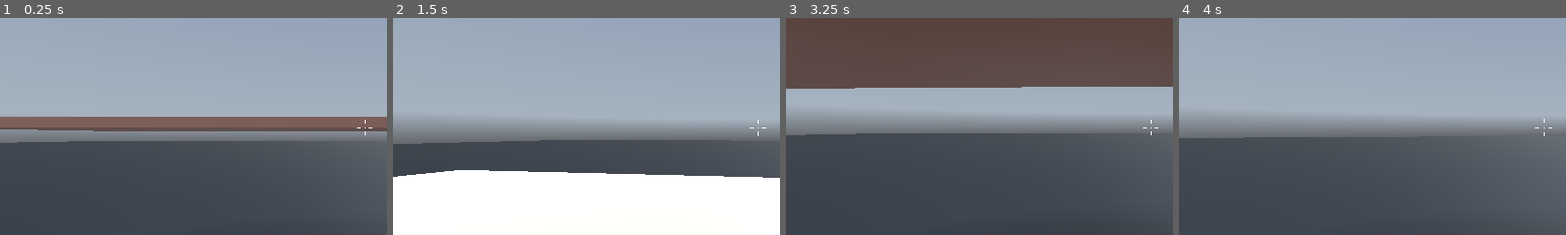
Above: before the commit, frames 1-4 (left to right).
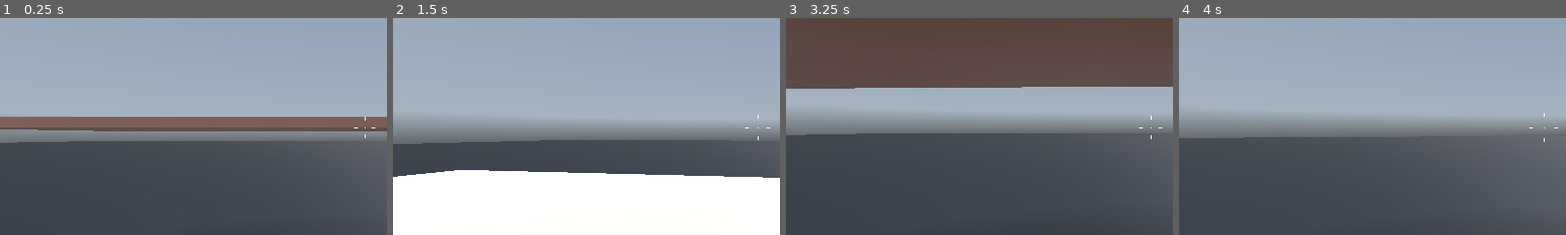
Above: after the commit, the same moments.

Repository: Sherry65-code/godot-fps-game-practise-1
Game: Godot game, scene res://MainScene.tscn
The game is run twice, just before and just after one commit, with the same random seed, the same clock (stepped at 60 frames per second) and the same inputs. A sky picture missing from this copy of the repository is replaced by a grey-blue gradient.
Inputs (mouse positions are % of the whole screen's width and height, from its top left):
- Up to frame 1 (0.25 s): no input
- Up to frame 2 (1.5 s): move the mouse to (55, 50) at 0.52 s; hold Ctrl (crouch) 0.53-1.28 s; hold W (move_forward) from 0.53 s (still down); tap Space (jump) at 0.77 s; move the mouse to (45, 50) at 1.27 s; tap Ctrl (crouch) at 1.35 s
- Up to frame 3 (3.25 s): keep holding W (move_forward); tap Space (jump) at 1.52, 3.02 s; move the mouse to (52, 48) at 2.02 s; hold Ctrl (crouch) 2.03-2.78 s; move the mouse to (49, 52) at 2.77 s; tap Ctrl (crouch) at 2.85 s
- Up to frame 4 (4 s): keep holding W (move_forward); move the mouse to (57, 51) at 3.52 s; hold Ctrl (crouch) from 3.53 s (still down); tap Space (jump) at 3.77 s
The pictures show only the part of the screen within x 2-52%, y 23-73%; the shares and areas given below are measured in that part.

The runs differ from the first frame. In frame 1, less than 0.1% of the frame differs, in the area x 91-97%, y 45-56%; in frame 2, less than 0.1%, in the area x 90-98%, y 44-57%; in frame 3, less than 0.1%; in frame 4, less than 0.1%.

Commit message:
Added Debug

Diff:
--- /dev/null
+++ b/Scripts/DebugPanel.gd
@@ -0,0 +1,25 @@
+extends Control
+
+@onready var property_container = $MarginContainer/VBoxContainer
+
+var property
+var fps : String
+
+func _ready():
+	visible = false
+	add_debug_property("FPS", fps)
+
+func _input(event):
+	if event.is_action_pressed("debug"):
+		visible = !visible
+
+func _process(delta):
+	if visible:
+		fps = "%.2f" % (1.0/delta)
+		property.text = property.name + ": " + fps
+
+func add_debug_property(title: String, value):
+	property = Label.new()
+	property_container.add_child(property)
+	property.name = title
+	property.text = property.name + value
--- a/Scripts/Reticle.gd
+++ b/Scripts/Reticle.gd
@@ -16,7 +16,6 @@
 func _process(delta):
 	adjust_reticle_lines()
 
-
 func _draw():
 		draw_circle(Vector2(0, 0), DOT_RADIUS, DOT_COLOR)
 
--- /dev/null
+++ b/Themes/debug.tres
@@ -0,0 +1,20 @@
+[gd_resource type="Theme" load_steps=2 format=3 uid="uid://dogx6j7uyq4uq"]
+
+[sub_resource type="StyleBoxFlat" id="StyleBoxFlat_t3wkf"]
+bg_color = Color(0, 0, 0, 0.694118)
+border_width_left = 3
+border_width_top = 3
+border_width_right = 3
+border_width_bottom = 3
+border_color = Color(0.8, 0.8, 0.8, 0.196078)
+corner_radius_top_left = 4
+corner_radius_top_right = 4
+corner_radius_bottom_right = 4
+corner_radius_bottom_left = 4
+
+[resource]
+MarginContainer/constants/margin_bottom = 10
+MarginContainer/constants/margin_left = 10
+MarginContainer/constants/margin_right = 10
+MarginContainer/constants/margin_top = 10
+PanelContainer/styles/panel = SubResource("StyleBoxFlat_t3wkf")
--- a/player.tscn
+++ b/player.tscn
@@ -1,7 +1,9 @@
-[gd_scene load_steps=9 format=3 uid="uid://bsm4difams88w"]
+[gd_scene load_steps=11 format=3 uid="uid://bsm4difams88w"]
 
 [ext_resource type="Script" path="res://Scripts/fps_controller.gd" id="1_3qu36"]
 [ext_resource type="Script" path="res://Scripts/Reticle.gd" id="2_ra4ma"]
+[ext_resource type="Theme" uid="uid://dogx6j7uyq4uq" path="res://Themes/debug.tres" id="3_5xpgp"]
+[ext_resource type="Script" path="res://Scripts/DebugPanel.gd" id="4_1kuhr"]
 
 [sub_resource type="CapsuleShape3D" id="CapsuleShape3D_qvjbl"]
 
@@ -149,6 +151,7 @@
 script = ExtResource("2_ra4ma")
 RETICLE_LINES = [NodePath("Top"), NodePath("Right"), NodePath("Bottom"), NodePath("Left")]
 PLAYER_CONTROLLER = NodePath("../..")
+RETICLE_DISTANCE = 6.0
 DOT_RADIUS = 1.4
 
 [node name="Top" type="Line2D" parent="UserInterface/Reticle"]
@@ -167,4 +170,20 @@
 points = PackedVector2Array(5, 0, 15, 0)
 width = 2.0
 
+[node name="DebugPanel" type="PanelContainer" parent="UserInterface"]
+custom_minimum_size = Vector2(200, 0)
+layout_mode = 0
+offset_left = 10.0
+offset_top = 10.0
+offset_right = 210.0
+offset_bottom = 50.0
+theme = ExtResource("3_5xpgp")
+script = ExtResource("4_1kuhr")
+
+[node name="MarginContainer" type="MarginContainer" parent="UserInterface/DebugPanel"]
+layout_mode = 2
+
+[node name="VBoxContainer" type="VBoxContainer" parent="UserInterface/DebugPanel/MarginContainer"]
+layout_mode = 2
+
 [connection signal="animation_started" from="AnimationPlayer" to="." method="_on_animation_player_animation_started"]
--- a/project.godot
+++ b/project.godot
@@ -60,6 +60,11 @@
 "events": [Object(InputEventKey,"resource_local_to_scene":false,"resource_name":"","device":-1,"window_id":0,"alt_press …(182 unchanged characters)…
 ]
 }
+debug={
+"deadzone": 0.5,
+"events": [Object(InputEventKey,"resource_local_to_scene":false,"resource_name":"","device":-1,"window_id":0,"alt_pressed":false,"shift_pressed":false,"ctrl_pressed":false,"meta_pressed":false,"pressed":false,"keycode":0,"physical_keycode":96,"key_label":0,"unicode":96,"echo":false,"script":null)
+]
+}
 
 [rendering]
 
